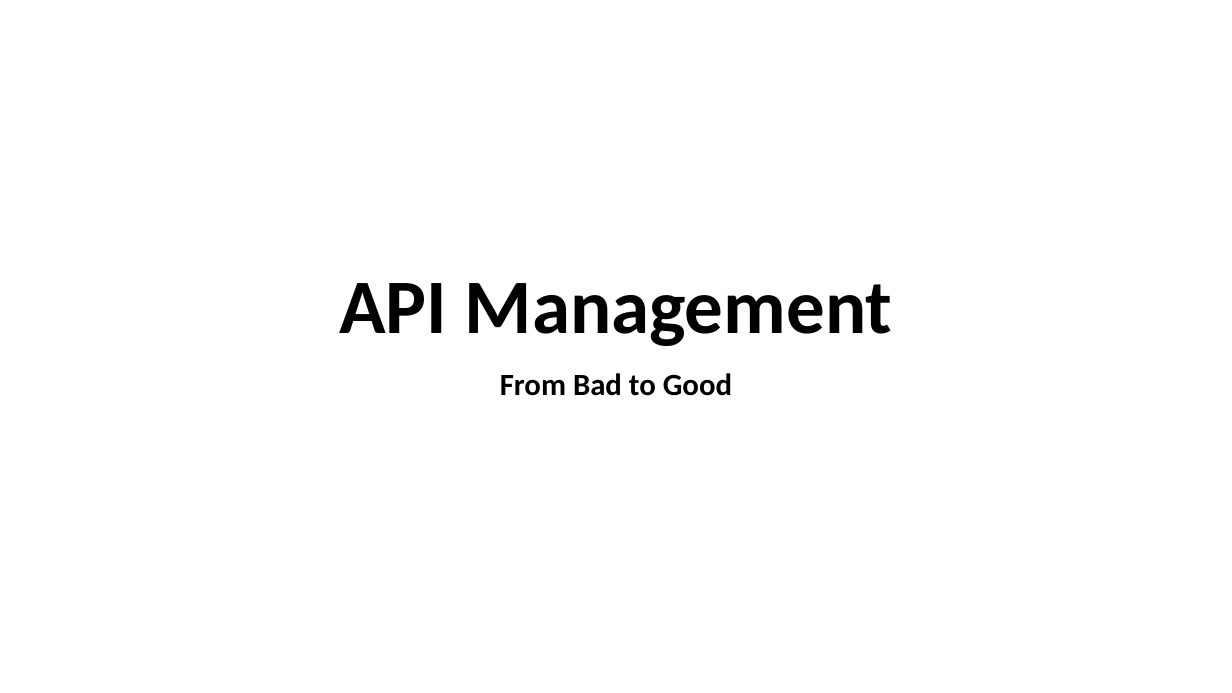
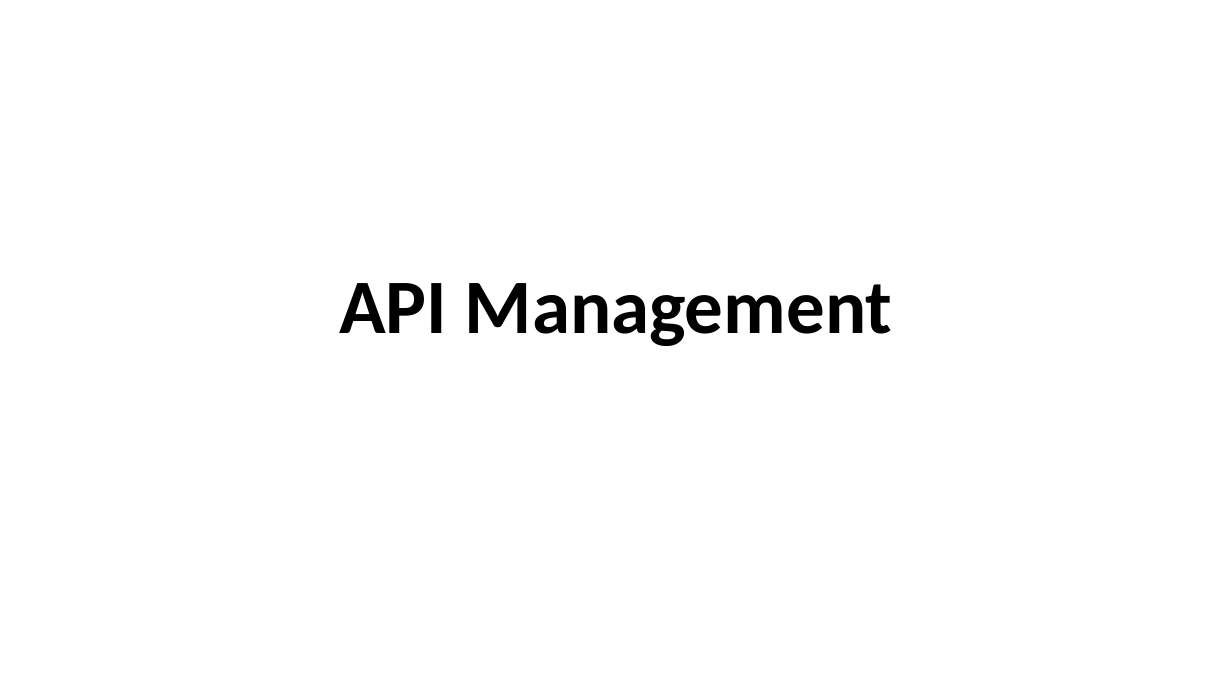
Before and after one commit to danielwagn3r/apimgmt-workshop, a slide deck: slide 1 of API Management.pptx. Drawn at 1232x693 pixels with LibreOffice and Linux fonts; fonts in the diff are those of the drawing. Boxes give left, top, right and bottom in pixels: in the first picture for what was removed or moved away, otherwise in the second. Text is boxed around its words. In the diff, an @@ line names an element or a change of style, - is before the commit and + after.

```diff
--- a/API Management.pptx
+++ b/API Management.pptx
@@ subtitle removed at (500,373,732,396) @@
-From Bad to Good
```
Also in this commit, not shown: 1 other slide changed, 3 slides added, 1 slide removed.
